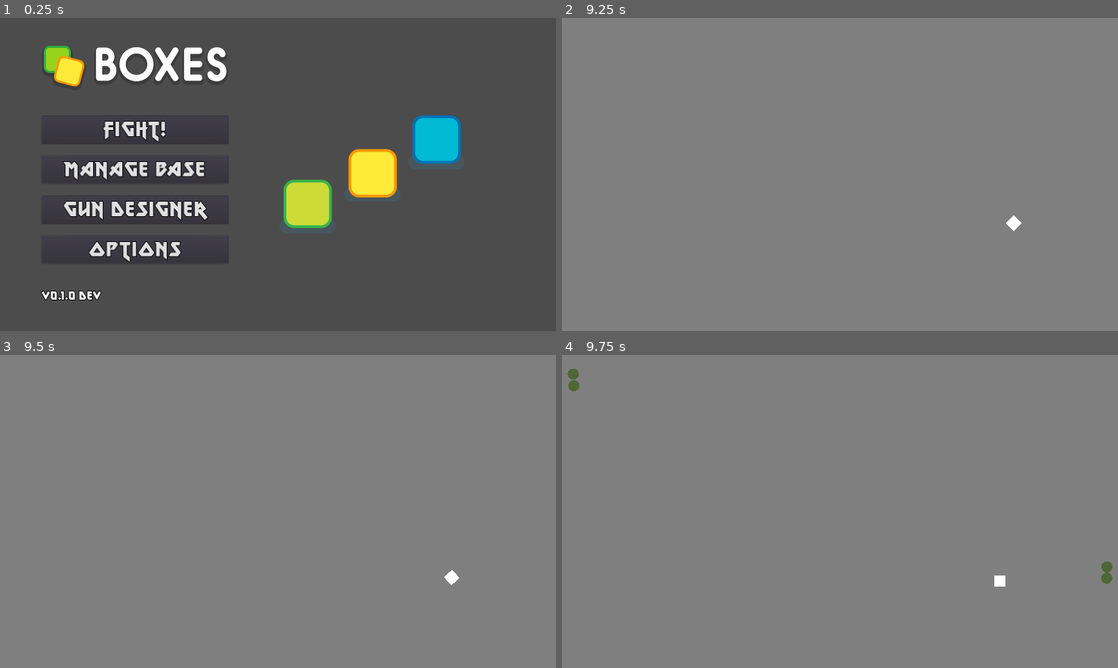
Above: before the commit, frames 1-4 (two rows, left to right).
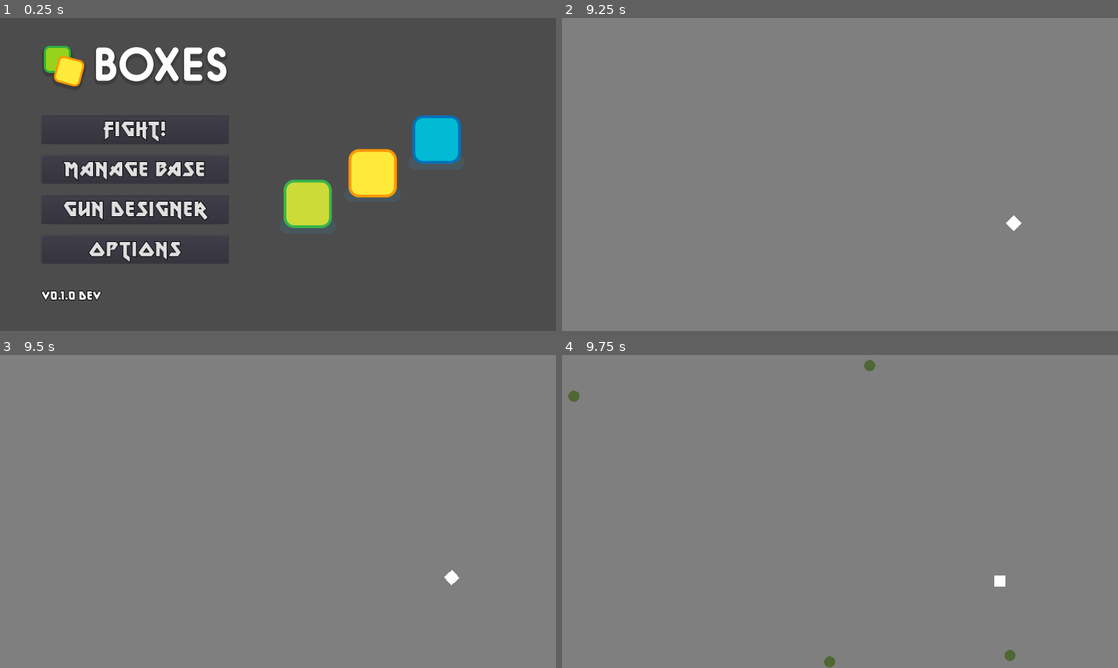
Above: after the commit, the same moments.

Repository: jpiechowka/zombie-shooter-prototype
Game: Godot game, scene res://scenes/menus/main_menu.tscn
Two runs of this game, one before a commit and one after it. Both use one fixed random seed, a clock stepped at 60 frames per second and the inputs below.
Inputs (mouse positions are in pixels of both pictures, inside the frame that each line leads up to):
- Up to frame 1 (0.25 s): no input
- Up to frame 2 (9.25 s): click "Fight!" at 0.5 s; tap Enter at 1.25 s; move the mouse to (962, 158) at 1.27 s; hold D (player_move_right) 1.28-2.03 s; move the mouse to (728, 190) at 2.02 s; hold S (player_move_down) 2.03-2.78 s; move the mouse to (895, 105) at 2.77 s; hold D (player_move_right) 2.78-3.53 s; move the mouse to (812, 237) at 3.52 s; hold W (player_move_up) 3.53-4.28 s; move the mouse to (1006, 221) at 4.27 s; hold A (player_move_left) 4.28-5.78 s; move the mouse to (673, 127) at 5.02 s; move the mouse to (867, 174) at 5.77 s; hold S (player_move_down) 5.78-6.53 s; move the mouse to (756, 96) at 6.52 s; hold D (player_move_right) 6.53-7.28 s; move the mouse to (962, 158) at 7.27 s; hold W (player_move_up) 7.28-8.03 s; move the mouse to (728, 190) at 8.02 s; hold D (player_move_right) 8.03-8.78 s; move the mouse to (895, 105) at 8.77 s; hold S (player_move_down) from 8.78 s (still down)
- Up to frame 3 (9.5 s): keep holding S (player_move_down)
- Up to frame 4 (9.75 s): move the mouse to (812, 574) at 9.52 s; release S (player_move_down) at 9.53 s; hold A (player_move_left) from 9.53 s (still down)

Frames 1-3 are identical in both runs. In frame 4, 0.4% of the frame differs, in the area x 1-99%, y 1-100%.

Commit message:
Add amount of max enemies spawned at one time

Diff:
--- a/scripts/game_modes/fight_mode_mockup.gd
+++ b/scripts/game_modes/fight_mode_mockup.gd
@@ -11,6 +11,12 @@
 export var medium_enemies_spawn_num = 3
 export var heavy_enemies_spawn_num = 2
 export var boss_enemies_spawn_num = 1
+
+# Max numbers of enemies to spawn at one time
+export var max_light_enemies_spawn_num = 30
+export var max_medium_enemies_spawn_num = 20
+export var max_heavy_enemies_spawn_num = 15
+export var max_boss_enemies_spawn_num = 5
 
 # TODO: rename to gold maybe?
 var score = 0
@@ -51,43 +57,47 @@
 	print_debug("Spawning light enemies, num: ", light_enemies_spawn_num)
 
 	for _n in range(light_enemies_spawn_num):
-		$EnemyPath/EnemySpawnLocation.offset = randi()
 		var enemy_light = enemy_light_scn.instance()
-		add_child(enemy_light)
-		enemy_light.position = $EnemyPath/EnemySpawnLocation.position
+		spawn_enemy(enemy_light)
 
-	light_enemies_spawn_num += 1
+	if light_enemies_spawn_num < max_light_enemies_spawn_num:
+		light_enemies_spawn_num += 1
 
 
 func _on_EnemyMediumTimer_timeout():
 	print_debug("Spawning medium enemies, num: ", medium_enemies_spawn_num)
 
 	for _n in range(medium_enemies_spawn_num):
-		$EnemyPath/EnemySpawnLocation.offset = randi()
 		var enemy_medium = enemy_medium_scn.instance()
-		add_child(enemy_medium)
-		enemy_medium.position = $EnemyPath/EnemySpawnLocation.position
+		spawn_enemy(enemy_medium)
 
-	medium_enemies_spawn_num += 1
+	if medium_enemies_spawn_num < max_medium_enemies_spawn_num:
+		medium_enemies_spawn_num += 1
 
 
 func _on_EnemyHeavyTimer_timeout():
 	print_debug("Spawning heavy enemies, num: ", heavy_enemies_spawn_num)
 
 	for _n in range(heavy_enemies_spawn_num):
-		$EnemyPath/EnemySpawnLocation.offset = randi()
 		var enemy_heavy = enemy_heavy_scn.instance()
-		add_child(enemy_heavy)
-		enemy_heavy.position = $EnemyPath/EnemySpawnLocation.position
+		spawn_enemy(enemy_heavy)
 
-	heavy_enemies_spawn_num += 1
+	if heavy_enemies_spawn_num < max_heavy_enemies_spawn_num:
+		heavy_enemies_spawn_num += 1
 
 
 func _on_EnemyBossTimer_timeout():
 	print_debug("Spawning boss enemies, num: ", boss_enemies_spawn_num)
 
 	for _n in range(boss_enemies_spawn_num):
-		$EnemyPath/EnemySpawnLocation.offset = randi()
 		var enemy_boss = enemy_boss_scn.instance()
-		add_child(enemy_boss)
-		enemy_boss.position = $EnemyPath/EnemySpawnLocation.position
+		spawn_enemy(enemy_boss)
+
+	if boss_enemies_spawn_num < max_boss_enemies_spawn_num:
+		boss_enemies_spawn_num += 1
+
+
+func spawn_enemy(enemy_instance: Object):
+	$EnemyPath/EnemySpawnLocation.offset = randi()
+	add_child(enemy_instance)
+	enemy_instance.position = $EnemyPath/EnemySpawnLocation.position
